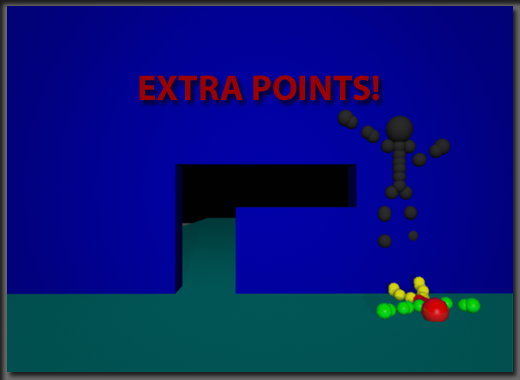
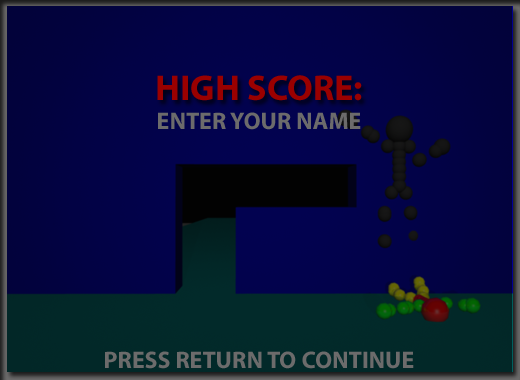
Layered file, before and after one edit (520 × 380). Changes by layer:
added layer "Enter Your Name" above "Press RETURN to continue" over left=158, top=112, right=361, bottom=130
renamed "Press Space Bar to continue" to "Press RETURN to continue", showed it, painted on it over left=90, top=351, right=429, bottom=369
added layer "High Score:" above "Game Over" over left=157, top=75, right=362, bottom=101
renamed "EXTRA POINTS!" to "Game Over", hid it, painted on it over left=139, top=75, right=379, bottom=101
"Shape 2": opacity 17% → 61% over left=7, top=6, right=512, bottom=372
